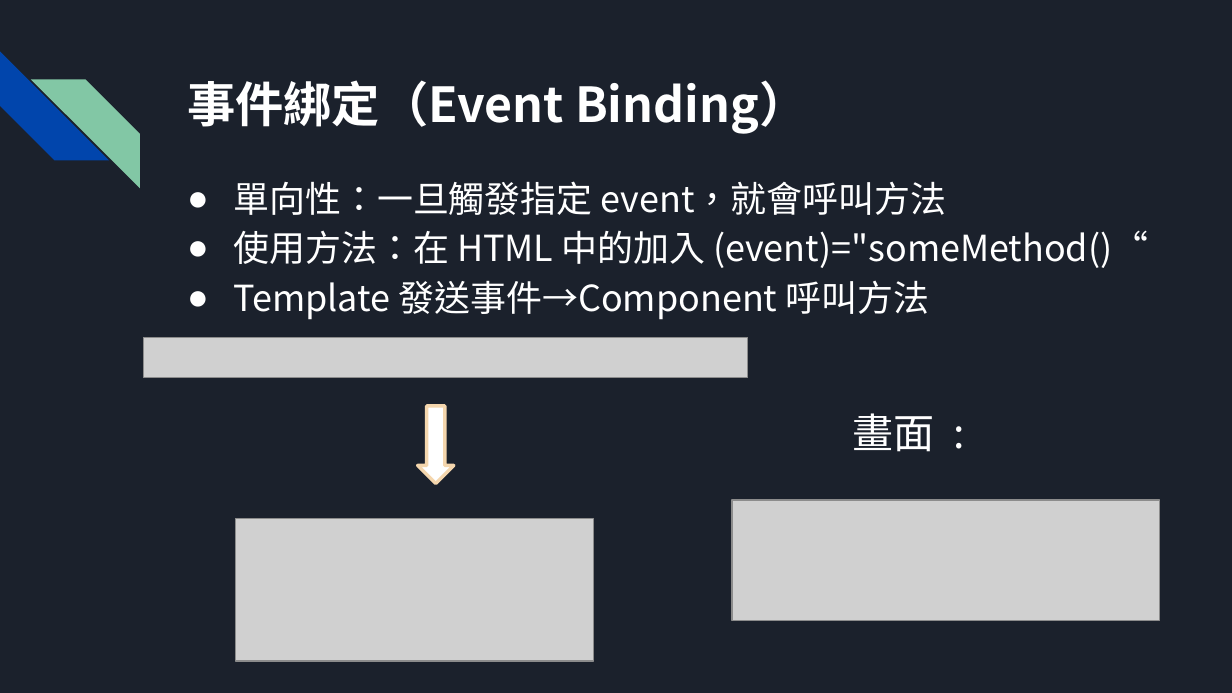
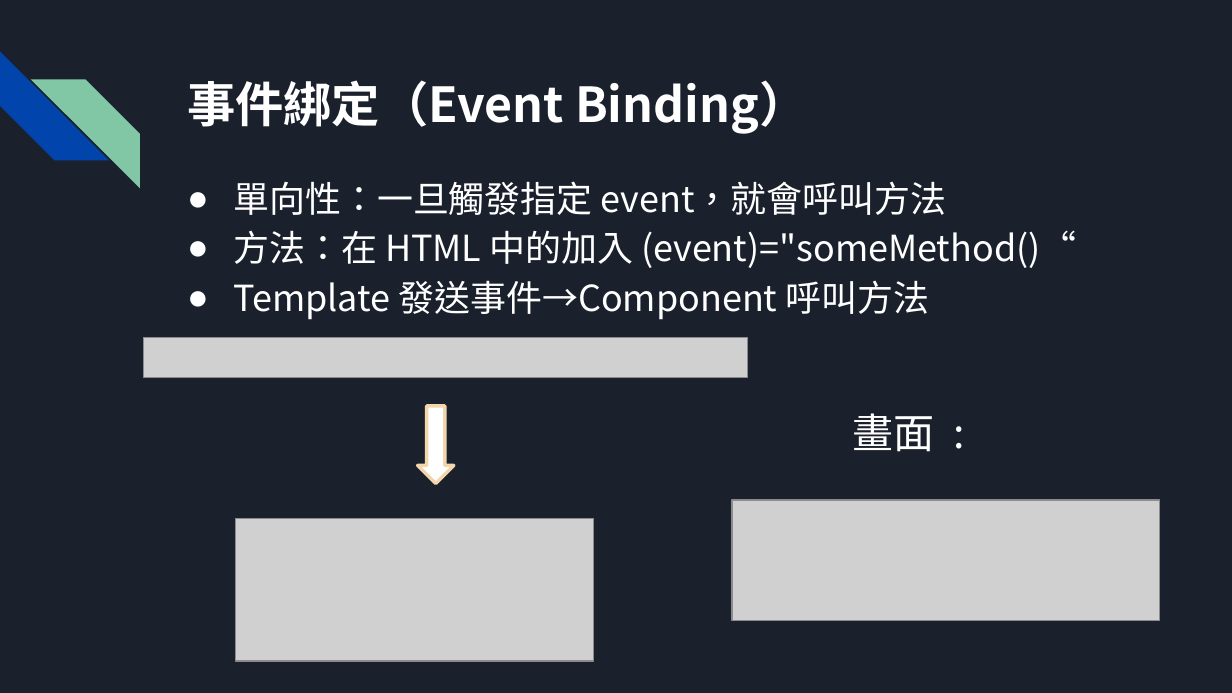
Before and after one commit to Hakusai0821/angular, a slide deck: slide 8 of demo/9_21報告.pptx. Drawn at 1232x693 pixels with LibreOffice and Linux fonts; fonts in the diff are those of the drawing; grey boxes stand for pictures. Boxes give left, top, right and bottom in pixels: in the first picture for what was removed or moved away, otherwise in the second. Text is boxed around its words. In the diff, an @@ line names an element or a change of style, - is before the commit and + after.

```diff
--- a/demo/9_21報告.pptx
+++ b/demo/9_21報告.pptx
@@ text at <box>233,230,1076,268</box>: text changed @@
-● 使用方法：在 HTML 中的加入 (event)="someMethod()“
+● 方法：在 HTML 中的加入 (event)="someMethod()“
```
Also in this commit, not shown: 4 other slides changed, 3 slides added, 1 slide removed, 40 other files.
